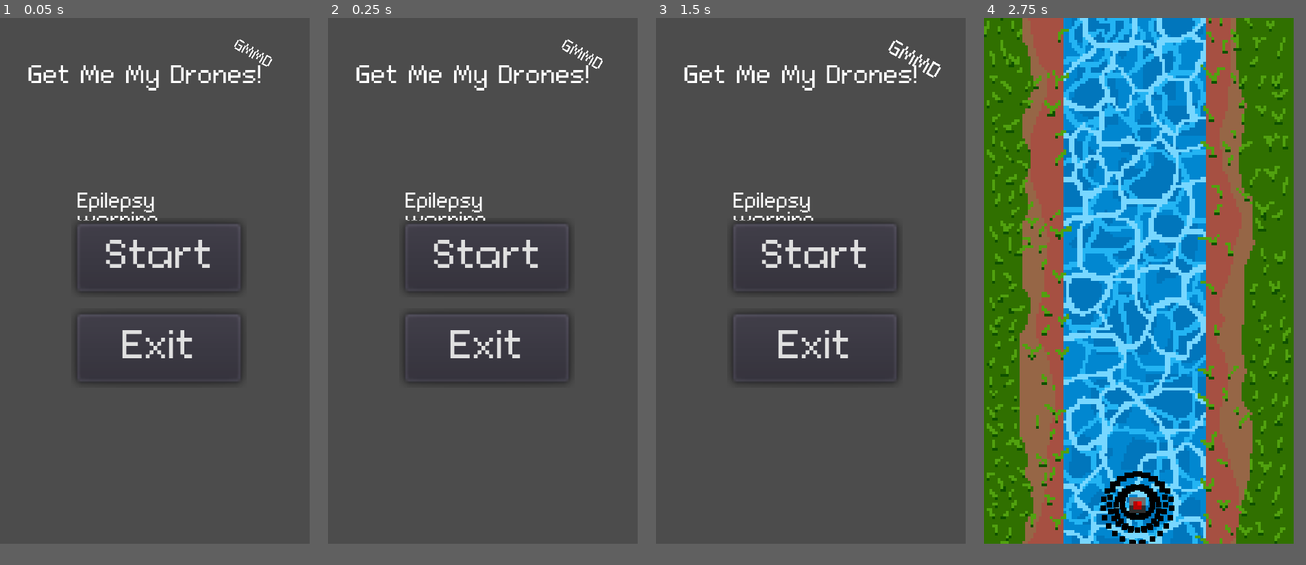
Above: before the commit, frames 1-4 (left to right).
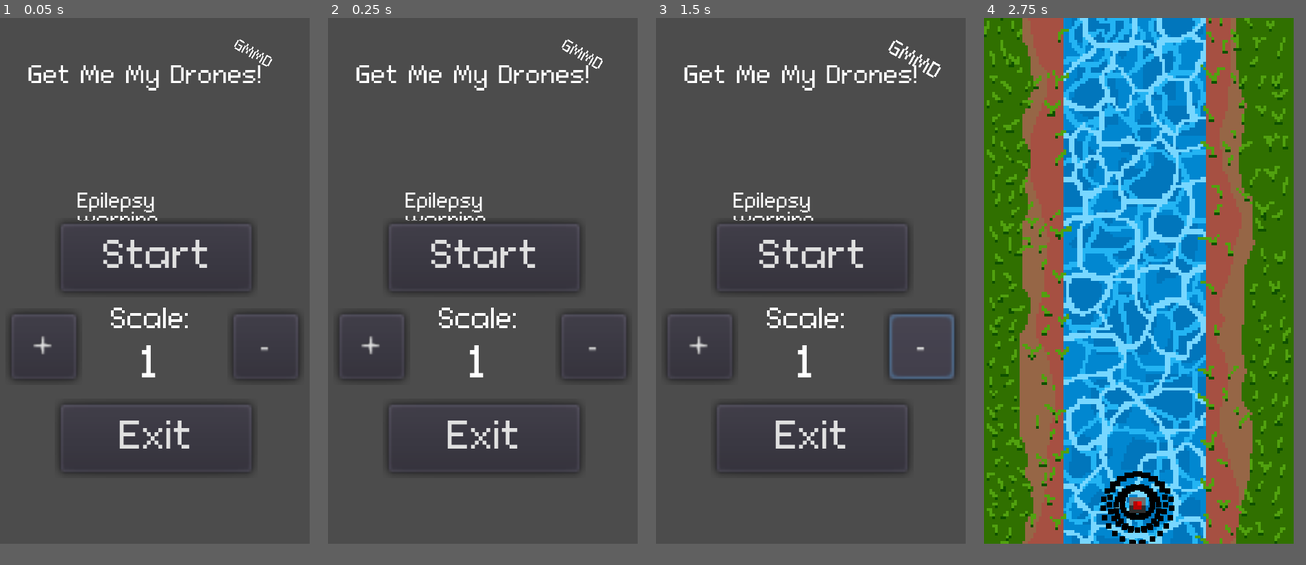
Above: after the commit, the same moments.

Repository: Fl0xy/LD44_Your_life_is_currency
Game: Godot game, scene res://scenes/start.tscn
Same seed, same stepped clock (60 frames per second), same inputs: the game is played once before the commit and once after it.
Inputs (mouse positions are in pixels of both pictures, inside the frame that each line leads up to):
- Up to frame 1 (0.05 s): no input
- Up to frame 2 (0.25 s): no input
- Up to frame 3 (1.5 s): click (701, 346) at 0.5 s, where only the run after the commit has a clickable "+"; click (923, 346) at 1.25 s, where only the run after the commit has a clickable "-"
- Up to frame 4 (2.75 s): click "Start" at 2 s

The runs differ from the first frame. In frame 1, 3.1% of the frame differs, in the area x 2-94%, y 37-84%; in frame 2, 3.1%; in frame 3, 3.5%; in frame 4, nothing differs.

Commit message:
add windows scaler

Diff:
--- a/scenes/GameOver.tscn
+++ b/scenes/gameOver.tscn
@@ -1,6 +1,6 @@
 [gd_scene load_steps=6 format=2]
 
-[ext_resource path="res://scenes/GameOver.gd" type="Script" id=1]
+[ext_resource path="res://scenes/gameOver.gd" type="Script" id=1]
 [ext_resource path="res://assets/Connection.otf" type="DynamicFontData" id=2]
 
 [sub_resource type="DynamicFont" id=1]
@@ -28,17 +28,17 @@
 scroll_active = false
 
 [node name="Button" type="Button" parent="."]
-margin_left = 28.0
+margin_left = 21.0
 margin_top = 108.0
-margin_right = 88.0
+margin_right = 91.0
 margin_bottom = 133.0
 custom_fonts/font = SubResource( 2 )
 text = "Exit"
 
 [node name="Button2" type="Button" parent="."]
-margin_left = 28.0
+margin_left = 21.0
 margin_top = 75.0
-margin_right = 88.0
+margin_right = 91.0
 margin_bottom = 100.0
 custom_fonts/font = SubResource( 3 )
 text = "Again"
--- a/scenes/player.gd
+++ b/scenes/player.gd
@@ -44,6 +44,7 @@
 		if prodjectiles.size() != 0:
 			$AudioStreamPlayer.play()
 			var proj = prodjectiles.pop_front()
+			check_Gameover()
 			proj.fire()
 			remove_child(proj)
 			get_parent().add_child(proj)
@@ -51,3 +52,7 @@
 	velocity = get_global_position() + velocity
 	if velocity.x > minX && velocity.x < maxX && velocity.y > minY && velocity.y < maxY:
 		set_global_position(velocity)
+
+func check_Gameover():
+	if prodjectiles.size() == 0:
+		get_tree().change_scene("res://scenes/gameOver.tscn")
--- a/scenes/start.gd
+++ b/scenes/start.gd
@@ -1,10 +1,21 @@
 extends Control
 
 var counter: float = 0;
+var scaleHuman: int = 1;
+var scaleLogic: float = 1;
+var root
+var initalSize: Vector2
+
+func _ready():
+	$scaleDisplay.text = str(scaleHuman)
+	root = get_tree().get_root()
+	initalSize = root.get_size()
+	print(initalSize)
 
 func _physics_process(delta):
 	counter += delta
 	$RichTextLabel2.rect_scale = Vector2((2.5 + sin(counter))*0.15, (2.5 + sin(counter))*0.15)
+
 
 func _on_Button_pressed():
 	get_tree().change_scene("res://scenes/main.tscn")
@@ -12,3 +23,36 @@
 
 func _on_Button2_pressed():
 	get_tree().quit()
+
+
+#func _on_Button_pressed():
+#	scale += 0.25
+	#if scale > 2.5:
+	#	scale = 1
+	#$btnScale.text = "Scale: " + str(scale)
+	#print(initalSize * scale)
+	#OS.set_window_size(initalSize * scale)
+	#root.set_size(initalSize * scale)
+
+
+func _on_SP_pressed():
+	scaleHuman += 1
+	scaleLogic += 0.25
+	if scaleHuman > 5:
+		scaleHuman = 1
+		scaleLogic = 1
+	resizeScreen()
+
+
+func _on_SM_pressed():
+	scaleHuman -= 1
+	scaleLogic -= 0.25
+	if scaleHuman < 1:
+		scaleHuman = 5
+		scaleLogic = 2
+	resizeScreen()
+
+func resizeScreen():
+	$scaleDisplay.text = str(scaleHuman)
+	print("Human: ", scaleHuman, " | Logic: ", scaleLogic)
+	OS.set_window_size(initalSize * scaleLogic)
--- a/scenes/start.tscn
+++ b/scenes/start.tscn
@@ -23,18 +23,31 @@
 size = 7
 font_data = ExtResource( 2 )
 
+[sub_resource type="DynamicFont" id=6]
+size = 10
+font_data = ExtResource( 2 )
+
+[sub_resource type="DynamicFont" id=7]
+font_data = ExtResource( 2 )
+
 [node name="Control" type="Control"]
 anchor_right = 1.0
 anchor_bottom = 1.0
 script = ExtResource( 1 )
+__meta__ = {
+"_edit_lock_": true
+}
 
 [node name="Button" type="Button" parent="."]
-margin_left = 28.0
+margin_left = 22.0
 margin_top = 75.0
-margin_right = 88.0
+margin_right = 92.0
 margin_bottom = 100.0
 custom_fonts/font = SubResource( 1 )
 text = "Start"
+__meta__ = {
+"_edit_lock_": true
+}
 
 [node name="RichTextLabel" type="RichTextLabel" parent="."]
 margin_left = 10.0
@@ -45,6 +58,9 @@
 custom_fonts/normal_font = SubResource( 2 )
 text = "Get Me My Drones!"
 scroll_active = false
+__meta__ = {
+"_edit_lock_": true
+}
 
 [node name="RichTextLabel2" type="RichTextLabel" parent="."]
 margin_left = 87.0
@@ -56,14 +72,20 @@
 custom_fonts/normal_font = SubResource( 3 )
 text = "GMMD"
 scroll_active = false
+__meta__ = {
+"_edit_lock_": true
+}
 
 [node name="Button2" type="Button" parent="."]
-margin_left = 28.0
-margin_top = 108.0
-margin_right = 88.0
-margin_bottom = 133.0
+margin_left = 22.0
+margin_top = 141.0
+margin_right = 92.0
+margin_bottom = 166.0
 custom_fonts/font = SubResource( 4 )
 text = "Exit"
+__meta__ = {
+"_edit_lock_": true
+}
 
 [node name="RichTextLabel3" type="RichTextLabel" parent="."]
 margin_left = 28.0
@@ -73,6 +95,49 @@
 custom_fonts/normal_font = SubResource( 5 )
 text = "Epilepsy warning"
 scroll_active = false
+__meta__ = {
+"_edit_lock_": true
+}
+
+[node name="SP" type="Button" parent="."]
+margin_left = 4.0
+margin_top = 108.0
+margin_right = 28.0
+margin_bottom = 132.0
+text = "+"
+
+[node name="SM" type="Button" parent="."]
+margin_left = 85.0
+margin_top = 108.0
+margin_right = 109.0
+margin_bottom = 132.0
+text = "-"
+
+[node name="RichTextLabel4" type="RichTextLabel" parent="."]
+margin_left = 40.361
+margin_top = 105.0
+margin_right = 70.361
+margin_bottom = 116.0
+custom_fonts/normal_font = SubResource( 6 )
+text = "Scale:"
+scroll_active = false
+__meta__ = {
+"_edit_lock_": true
+}
+
+[node name="scaleDisplay" type="RichTextLabel" parent="."]
+margin_left = 51.0
+margin_top = 118.0
+margin_right = 61.0
+margin_bottom = 134.0
+custom_fonts/normal_font = SubResource( 7 )
+text = "9"
+scroll_active = false
+__meta__ = {
+"_edit_lock_": true
+}
 
 [connection signal="pressed" from="Button" to="." method="_on_Button_pressed"]
 [connection signal="pressed" from="Button2" to="." method="_on_Button2_pressed"]
+[connection signal="pressed" from="SP" to="." method="_on_SP_pressed"]
+[connection signal="pressed" from="SM" to="." method="_on_SM_pressed"]
Renamed: scenes/GameOver.gd -> scenes/gameOver.gd
Not shown: 1 places in scenes/start.tscn that only renumber resources
